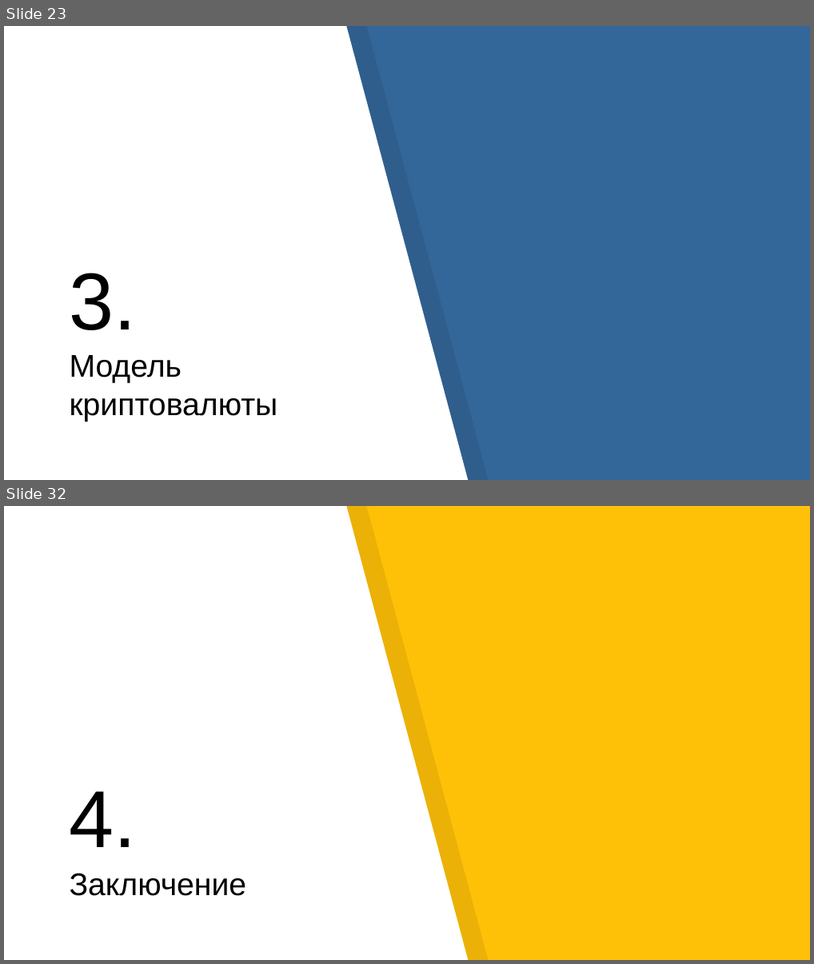
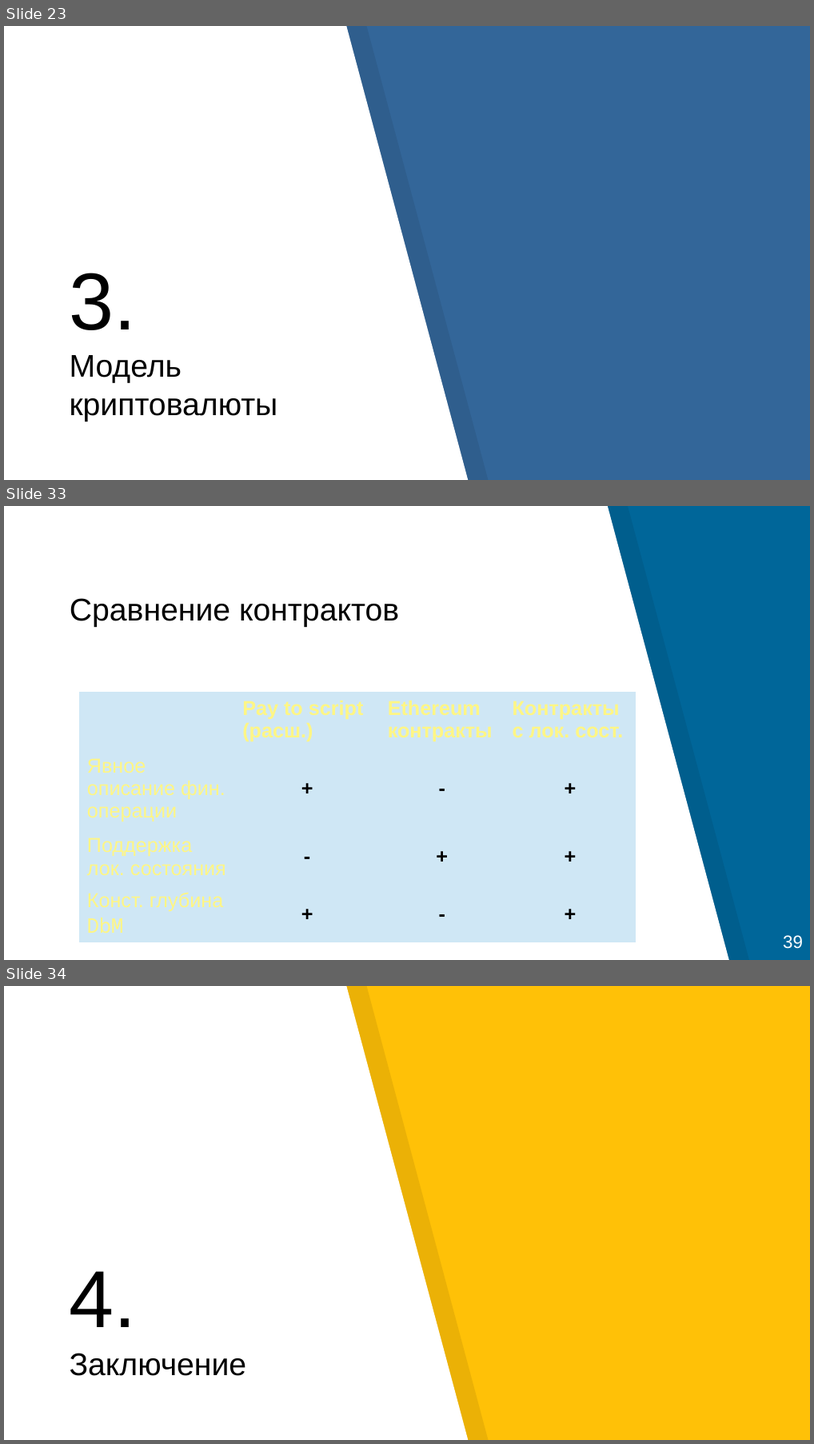
Before and after one commit to georgeee/itmo-master-thesis, a slide deck: presentation.odp. Shown one above the other, each under a label of ours: slides 23 and 32 before the commit, slides 23, 33 and 34 after it; the slides between them are not shown. The pictures are 814x964 and 814x1444 pixels, drawn with LibreOffice and Linux fonts; fonts in the diff are those of the drawing. Boxes give left, top, right and bottom in pixels: in the first picture for what was removed or moved away, otherwise in the second. Text is boxed around its words. In the diff, an @@ line names an element or a change of style, - is before the commit and + after.

```diff
--- a/presentation.odp
+++ b/presentation.odp
@@ slide 33 added at (4,506,810,960), background #006699 @@
@@ freeform shape added at (4,506,730,960), fill #FFFFFF @@
@@ freeform shape added at (24,506,750,960), fill #000000 at 8% opacity @@
@@ title added at (70,598,399,627), 28 pt, text #000000 @@
+Сравнение контрактов
@@ table added at (79,692,636,936), 4 rows, 4 columns @@
+ | Pay to script (расш.) | Ethereum контракты | Контракты с лок. сост.
+Явное описание фин. операции | + | - | +
+Поддержка лок. состояния | - | + | +
+Конст. глубина DbM | + | - | +
@@ text added at (783,935,803,948), 16 pt, text #FFFFFF @@
+39
@@ what was slide 32 is now slide 34 @@
```
Also in this commit, not shown: 31 slides changed, 2 other slides added, 1 slide removed, 1 other file.
